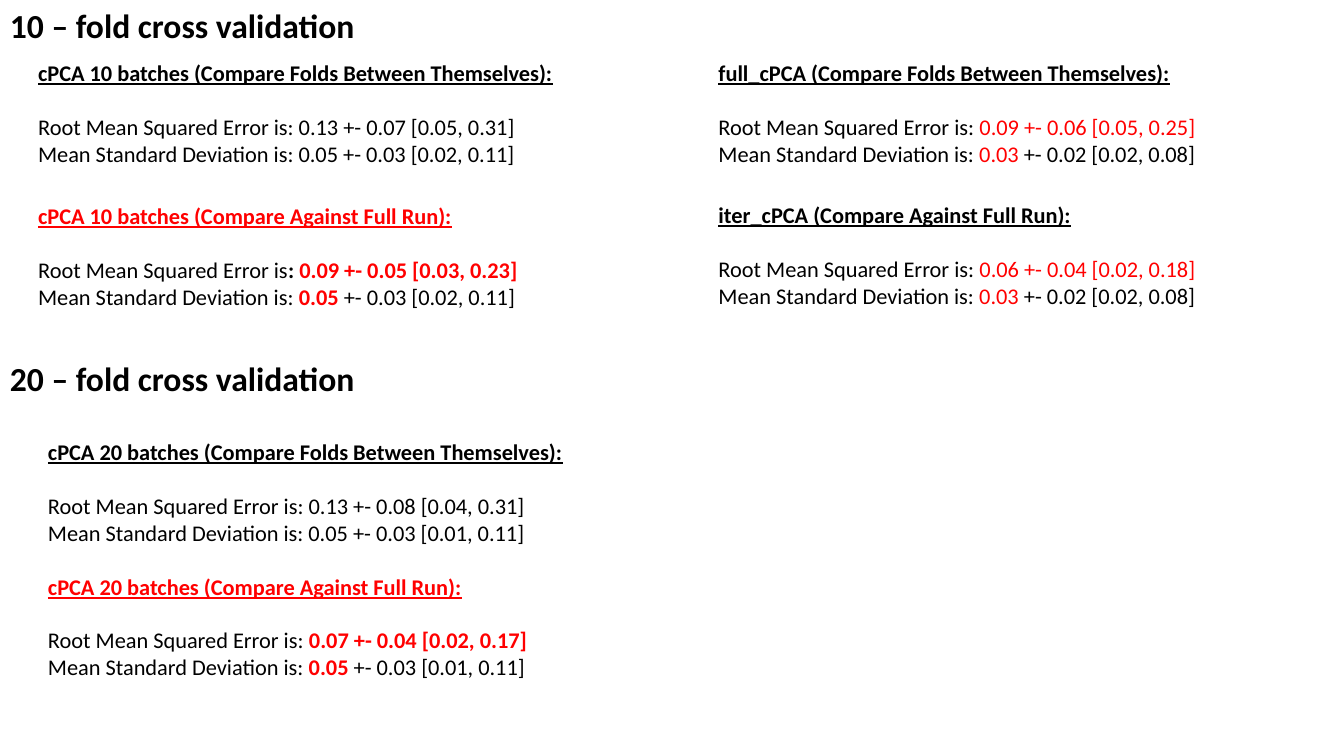
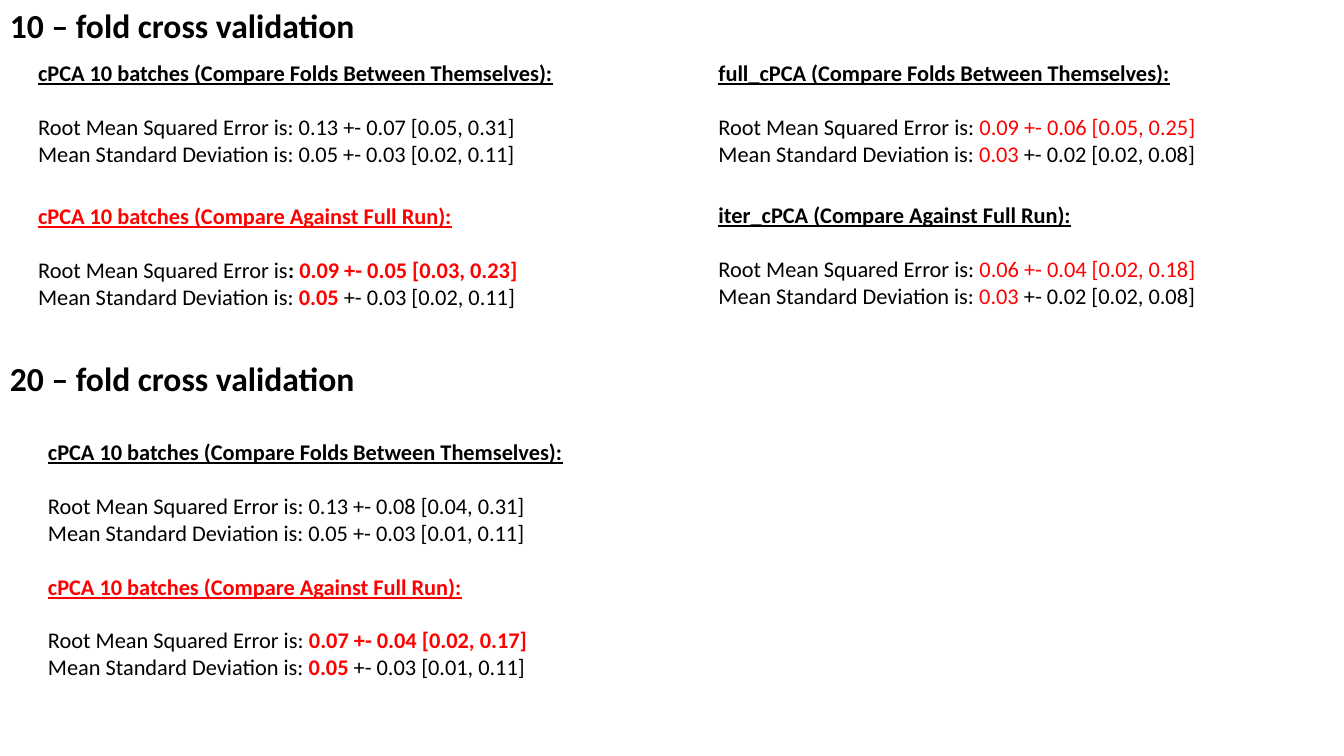
Before and after one commit to zhaohanxiong/OxfordCVM, a slide deck: slide 26 of job_results.pptx. Drawn at 1344x756 pixels with LibreOffice and Linux fonts; fonts in the diff are those of the drawing. Boxes give left, top, right and bottom in pixels: in the first picture for what was removed or moved away, otherwise in the second. Text is boxed around its words. In the diff, an @@ line names an element or a change of style, - is before the commit and + after.

Commit message:
added ppt

```diff
--- a/job_results.pptx
+++ b/job_results.pptx
@@ text at <box>48,443,562,464</box>: text changed @@
-cPCA 20 batches (Compare Folds Between Themselves):
+cPCA 10 batches (Compare Folds Between Themselves):
@@ text at <box>48,578,462,599</box>: text changed @@
-cPCA 20 batches (Compare Against Full Run):
+cPCA 10 batches (Compare Against Full Run):
```
